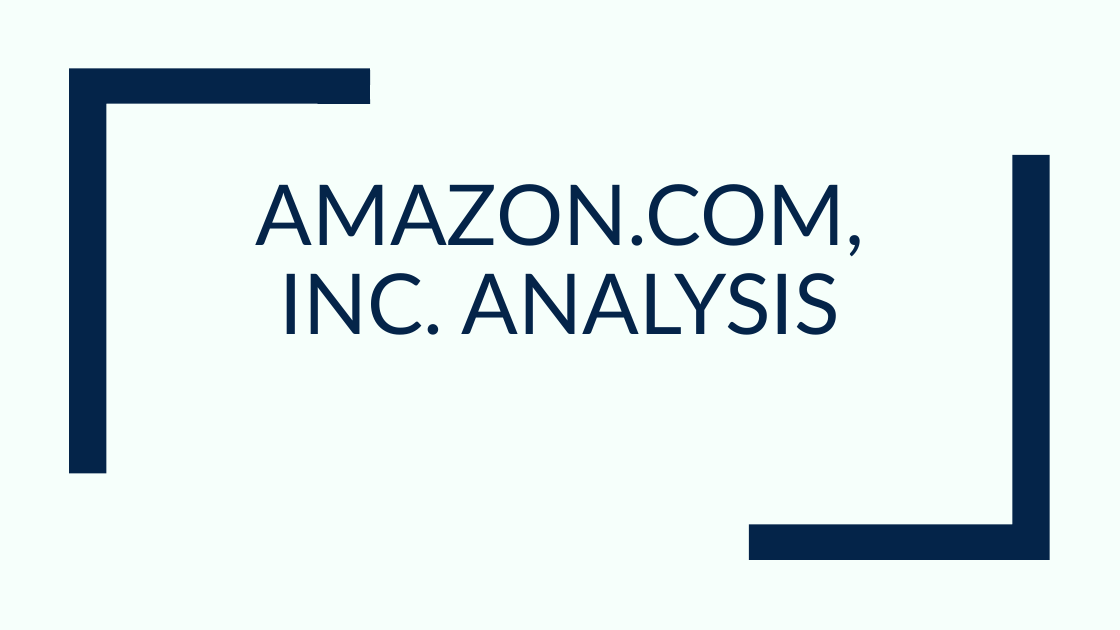
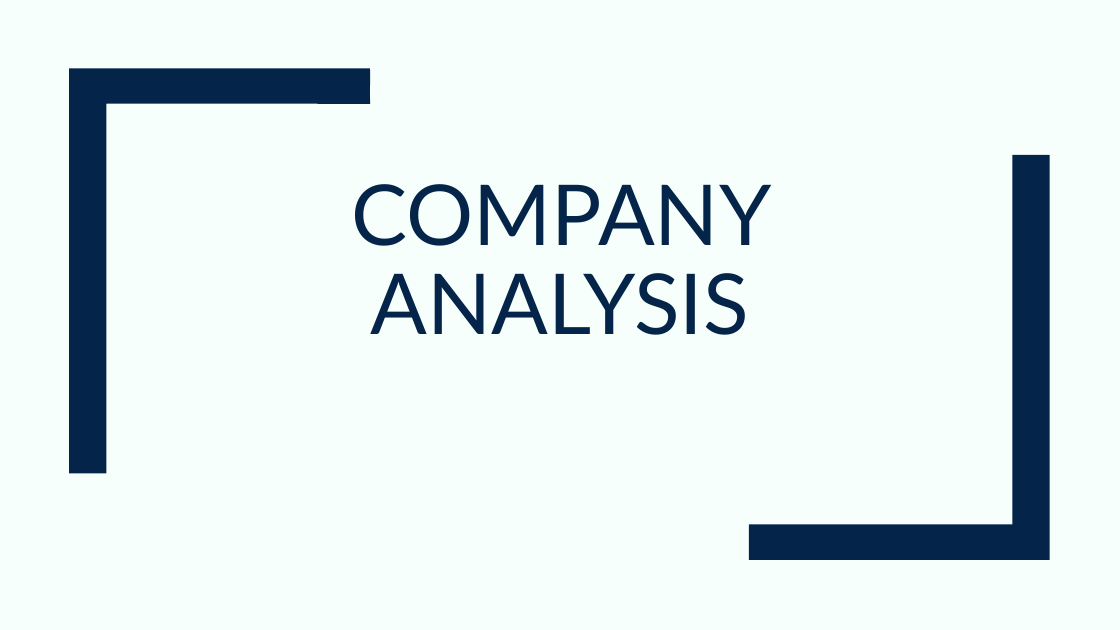
Before and after one commit to devangovind/AMUCLDISS, a slide deck: slide 1 of fastapi-backend/app/pres/output.pptx. Drawn at 1120x630 pixels with LibreOffice and Linux fonts; fonts in the diff are those of the drawing. Boxes give left, top, right and bottom in pixels: in the first picture for what was removed or moved away, otherwise in the second. Text is boxed around its words. In the diff, an @@ line names an element or a change of style, - is before the commit and + after.

```diff
--- a/fastapi-backend/app/pres/output.pptx
+++ b/fastapi-backend/app/pres/output.pptx
@@ title at (352, 184, 772, 335): text changed @@
-AMAZON.COM, INC. ANALYSIS
+COMPANY ANALYSIS
```
Also in this commit, not shown: 1 other slide changed, 7 slides removed, 15 other files.
